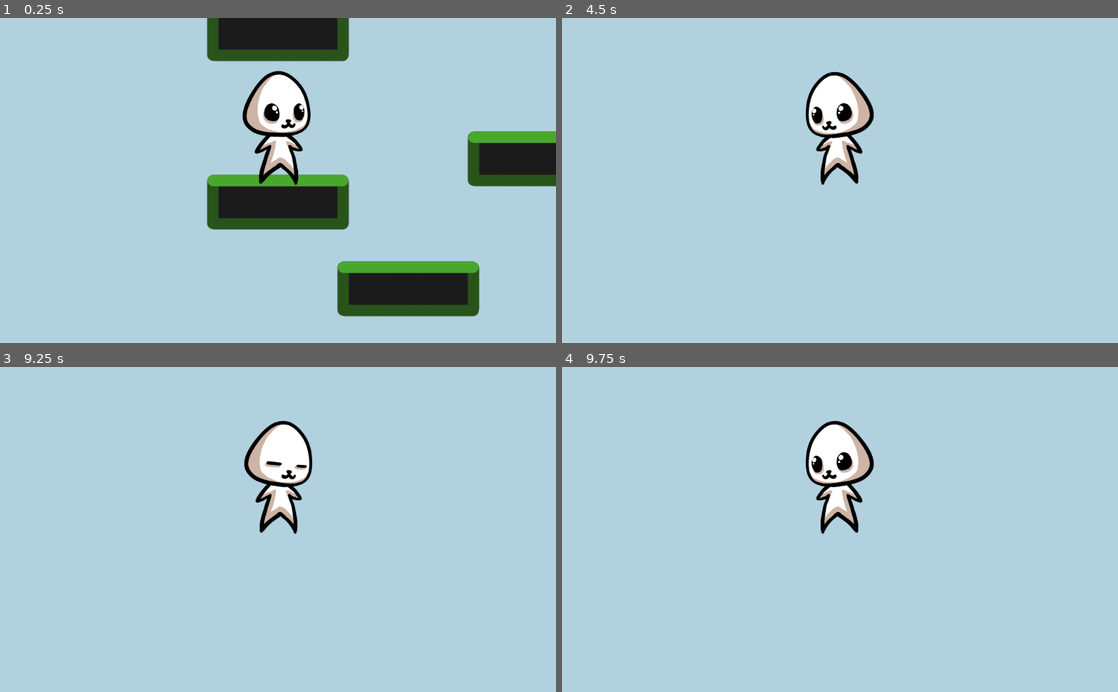
Above: before the commit, frames 1-4 (two rows, left to right).
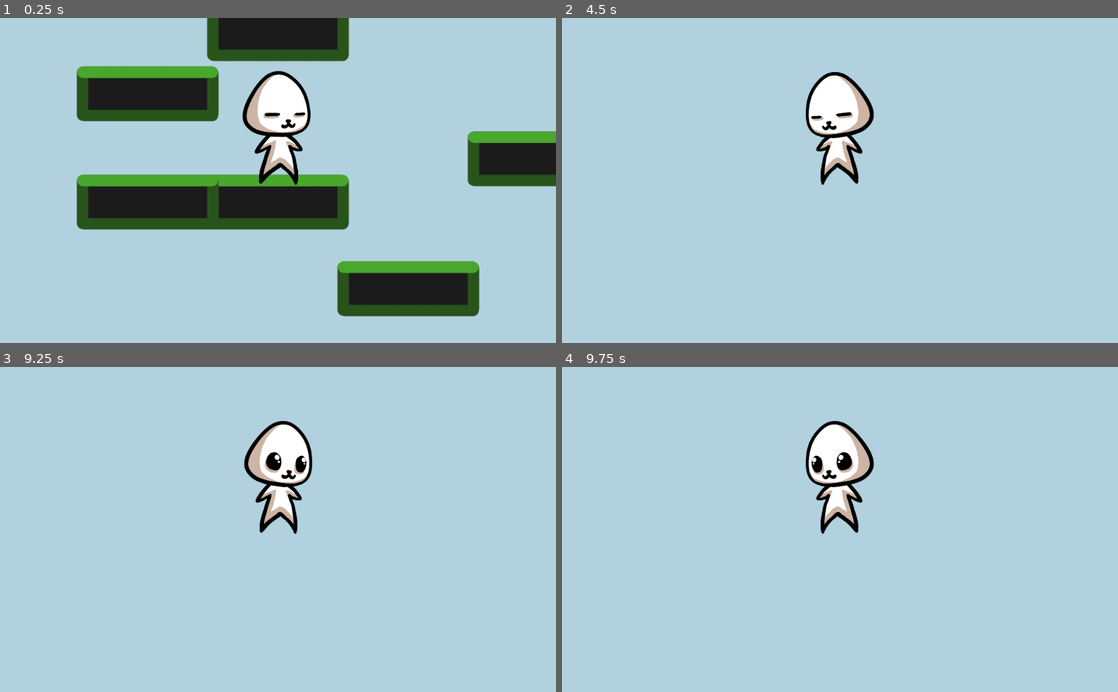
Above: after the commit, the same moments.

Repository: notapixelstudio/evolvania2
Game: Godot game, scene res://World.tscn
Two runs of this game, one before a commit and one after it. Both use one fixed random seed, a clock stepped at 60 frames per second and the inputs below.
Inputs:
- Up to frame 1 (0.25 s): no input
- Up to frame 2 (4.5 s): tap Enter (ui_accept) at 0.5, 0.77, 1.52, 3.02, 3.77 s; hold Right (ui_right) 0.53-2.03 s; hold Left (ui_left) 2.03-2.78 s; hold Right (ui_right) 2.78-4.28 s; hold Left (ui_left) from 4.28 s (still down)
- Up to frame 3 (9.25 s): tap Enter (ui_accept) at 4.52, 5, 5.75, 6.02, 6.77, 7.25, 7.52, 8, 8.75, 9.02 s; release Left (ui_left) at 5.03 s; hold Right (ui_right) 5.03-5.78 s; hold Left (ui_left) 5.78-7.28 s; hold Right (ui_right) from 7.28 s (still down)
- Up to frame 4 (9.75 s): release Right (ui_right) at 9.53 s; hold Left (ui_left) from 9.53 s (still down)

The runs differ from the first frame. In frame 1, 8.6% of the frame differs, in the area x 13-55%, y 14-66%; in frame 2, 0.2%; in frame 3, 0.2%; in frame 4, nothing differs.

Commit message:
basic dna

Diff:
--- a/godot/Hero.gd
+++ b/godot/Hero.gd
@@ -11,6 +11,16 @@
 var old_state = null
 
 var velocity : Vector2 = Vector2(0,0)
+
+export var dna = {
+	'horn': false,
+	'pigmy': false
+}
+
+func _ready():
+	$Graphics/head/horn.visible = dna.horn
+	if dna.pigmy:
+		scale = Vector2(0.8,0.8)
 
 func _process(delta):
 	# use the animation state machine for gameplay purposes too
--- a/godot/Hero.tscn
+++ b/godot/Hero.tscn
@@ -12,8 +12,9 @@
 [ext_resource path="res://assets/walk_0007.png" type="Texture" id=10]
 [ext_resource path="res://assets/head_eyes_shut.png" type="Texture" id=11]
 [ext_resource path="res://assets/head.png" type="Texture" id=12]
-
-[sub_resource type="SpriteFrames" id=24]
+[ext_resource path="res://assets/horn.png" type="Texture" id=13]
+
+[sub_resource type="SpriteFrames" id=1]
 animations = [ {
 "frames": [ ExtResource( 2 ) ],
 "loop": true,
@@ -295,44 +296,57 @@
 transitions = [ "Idle", "Running", SubResource( 15 ), "Running", "Idle", SubResource( 16 ), "Running", "Jumping", SubRe …(210 unchanged characters)…
 start_node = "Idle"
 
-[sub_resource type="AnimationNodeStateMachinePlayback" id=33]
+[sub_resource type="AnimationNodeStateMachinePlayback" id=24]
 
 [node name="Hero" type="KinematicBody2D"]
+position = Vector2( 0, 5.51221e+06 )
 script = ExtResource( 1 )
+dna = {
+"horn": false,
+"pigmy": false
+}
 
 [node name="Graphics" type="Node2D" parent="."]
 
 [node name="body" type="AnimatedSprite" parent="Graphics"]
 position = Vector2( 0, -130 )
-scale = Vector2( -0.505517, 0.5 )
-frames = SubResource( 24 )
+scale = Vector2( -0.521952, 0.5 )
+frames = SubResource( 1 )
 animation = "idle"
 
 [node name="head" type="AnimatedSprite" parent="Graphics"]
-position = Vector2( 0, -129.912 )
+position = Vector2( 0, -129.054 )
 scale = Vector2( -0.5, 0.5 )
-frames = SubResource( 25 )
+frames = SubResource( 2 )
 animation = "idle"
-frame = 13
+frame = 8
 playing = true
+
+[node name="horn" type="Sprite" parent="Graphics/head"]
+visible = false
+position = Vector2( 0, -0.518036 )
+rotation = -3.14159
+scale = Vector2( 1, -1 )
+texture = ExtResource( 13 )
+flip_h = true
 
 [node name="CollisionShape2D" type="CollisionShape2D" parent="."]
 position = Vector2( 0, -40 )
-shape = SubResource( 26 )
+shape = SubResource( 3 )
 
 [node name="CollisionShape2D2" type="CollisionShape2D" parent="."]
 position = Vector2( 0, -85 )
-shape = SubResource( 27 )
+shape = SubResource( 4 )
 
 [node name="AnimationPlayer" type="AnimationPlayer" parent="."]
-anims/Falling = SubResource( 28 )
-anims/Idle = SubResource( 29 )
-anims/Jumping = SubResource( 30 )
-anims/Null = SubResource( 31 )
-anims/Running = SubResource( 32 )
+anims/Falling = SubResource( 5 )
+anims/Idle = SubResource( 6 )
+anims/Jumping = SubResource( 7 )
+anims/Null = SubResource( 8 )
+anims/Running = SubResource( 9 )
 
 [node name="AnimationTree" type="AnimationTree" parent="."]
 tree_root = SubResource( 23 )
 anim_player = NodePath("../AnimationPlayer")
 active = true
-parameters/playback = SubResource( 33 )
+parameters/playback = SubResource( 24 )
--- a/godot/World.tscn
+++ b/godot/World.tscn
@@ -23,6 +23,12 @@
 [node name="Platform5" parent="." instance=ExtResource( 1 )]
 position = Vector2( 1040, -80 )
 
+[node name="Platform13" parent="." instance=ExtResource( 1 )]
+position = Vector2( -160, 200 )
+
+[node name="Platform14" parent="." instance=ExtResource( 1 )]
+position = Vector2( -160, 400 )
+
 [node name="Platform11" parent="." instance=ExtResource( 1 )]
 position = Vector2( 80, 89 )
 
@@ -43,6 +49,10 @@
 
 [node name="Hero" parent="." instance=ExtResource( 2 )]
 position = Vector2( 200, 400 )
+dna = {
+"horn": false,
+"pigmy": false
+}
 
 [node name="Camera2D" type="Camera2D" parent="Hero"]
 current = true
--- a/godot/levels/Start.tscn
+++ b/godot/levels/Start.tscn
@@ -55,7 +55,11 @@
 tile_data = PoolIntArray( -655327, 0, 0, -655326, 0, 0, -655325, 0, 0, -655324, 0, 0, -655323, 0, 0, -655322, 0, 0, -65 …(9359 unchanged characters)…
 
 [node name="Hero" parent="." instance=ExtResource( 3 )]
-position = Vector2( 440, 1680 )
+position = Vector2( 440, 1679.99 )
+dna = {
+"horn": true,
+"pigmy": true
+}
 
 [node name="Camera2D" type="Camera2D" parent="Hero"]
 position = Vector2( 0, -200 )
Not shown: 6 places in godot/Hero.tscn that only renumber resources
Binary file added: godot/assets/horn.png
Not shown, added: godot/assets/horn.png.import
